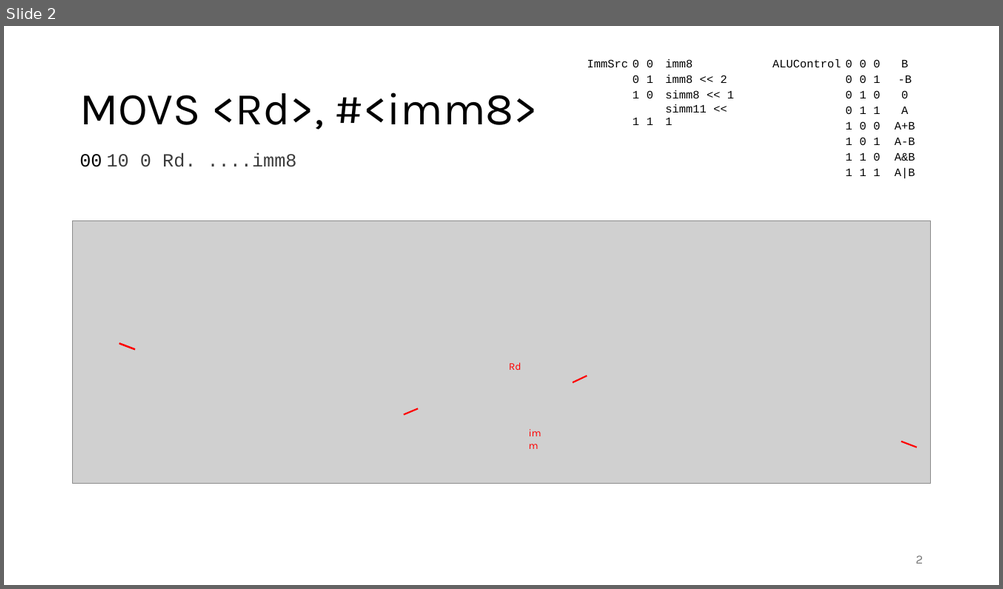
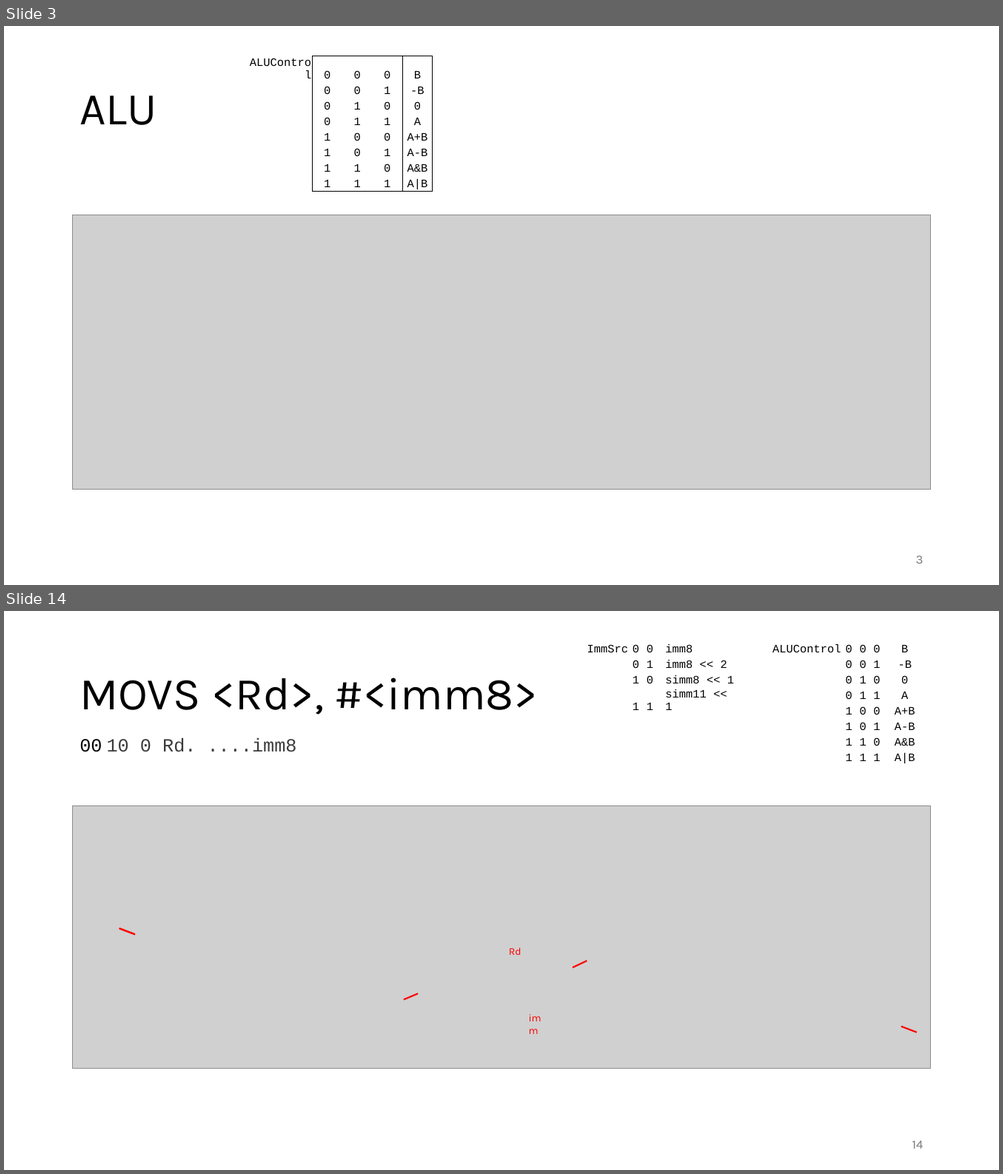
Before and after one commit to FrankBau/xetroc, a slide deck: xetroc.pptx. Shown one above the other, each under a label of ours: slide 2 before the commit, slides 3 and 14 after it; the slides between them are not shown. The pictures are 1003x589 and 1003x1174 pixels, drawn with LibreOffice and Linux fonts; fonts in the diff are those of the drawing; grey boxes stand for pictures. Boxes give left, top, right and bottom in pixels: in the first picture for what was removed or moved away, otherwise in the second. Text is boxed around its words. In the diff, an @@ line names an element or a change of style, - is before the commit and + after.

```diff
--- a/xetroc.pptx
+++ b/xetroc.pptx
@@ slide 3 added at (4,26,999,585), background #FFFFFF @@
@@ table added at (242,56,432,193), 8 rows, 5 columns @@
+ALUControl | 0 | 0 | 0 | B
+ | 0 | 0 | 1 | -B
+ | 0 | 1 | 0 | 0
+ | 0 | 1 | 1 | A
+ | 1 | 0 | 0 | A+B
+ | 1 | 0 | 1 | A-B
+ | 1 | 1 | 0 | A&B
+ | 1 | 1 | 1 | A|B
@@ title added at (79,96,156,125), 44 pt, text #000000 @@
+ALU
@@ picture added at (73,215,930,489) @@
@@ page number added at (916,556,923,564), 12 pt, text #797979 @@
+3
@@ what was slide 2 is now slide 14 @@
@@ page number at (912,1141,923,1149): text changed @@
-2
+14
```
Also in this commit, not shown: 1 slide changed, 11 other slides added, 13 other files.
